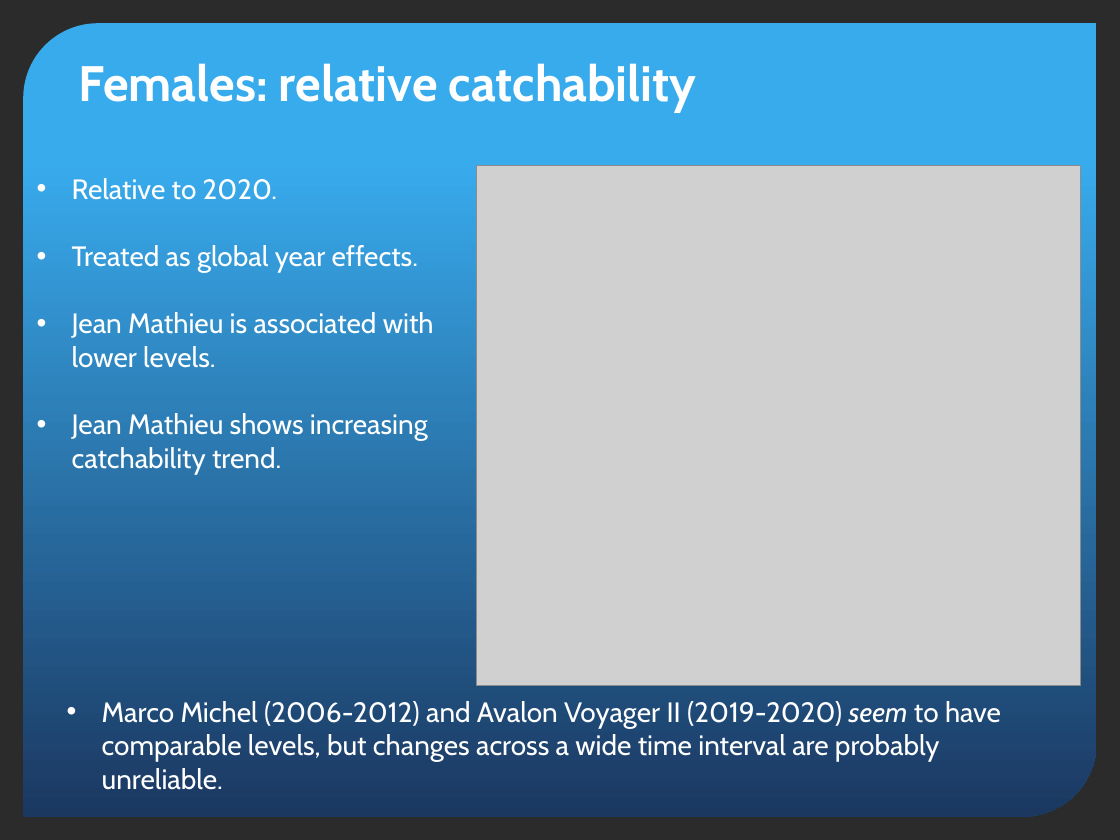
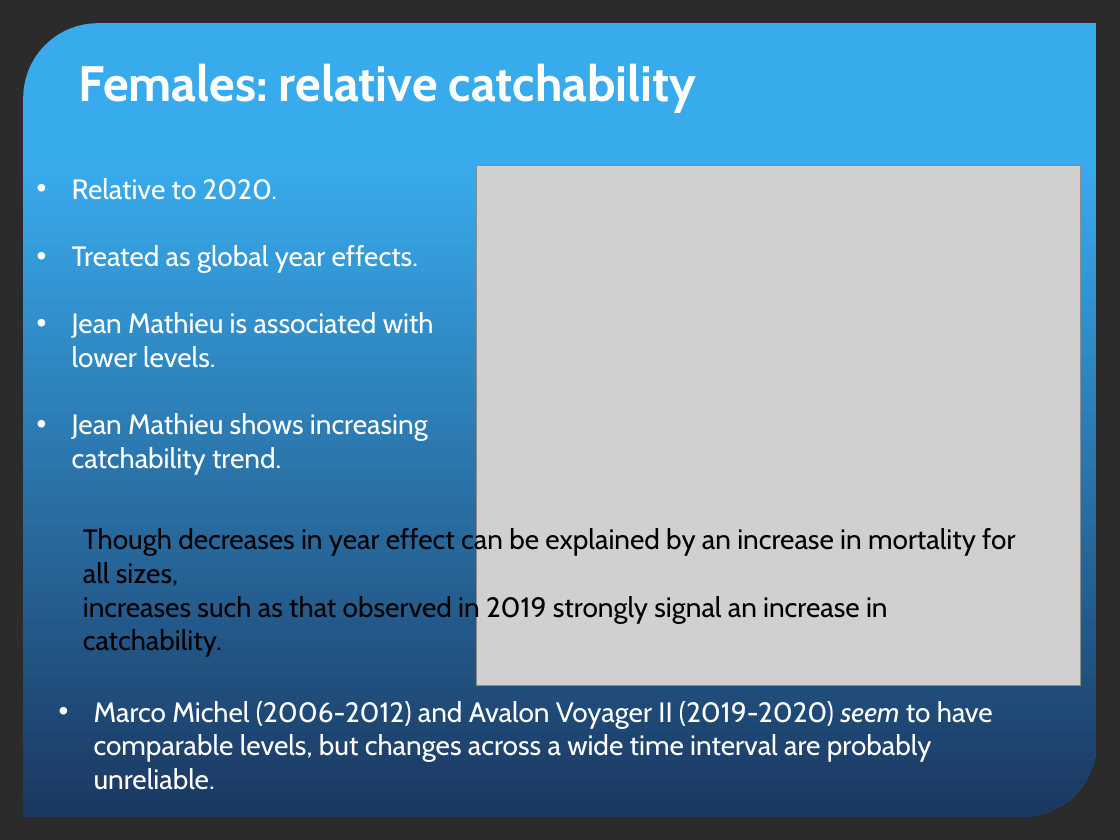
Before and after one commit to TobieSurette/snow-crab-population-dynamics, a slide deck: slide 12 of snow crab/Population Model.pptx (slide 11 before the commit). Drawn at 1120x840 pixels with LibreOffice and Linux fonts; fonts in the diff are those of the drawing; grey boxes stand for pictures; background and template pictures are left out; a plain dark background stands for a picture behind light text. Boxes give left, top, right and bottom in pixels: in the first picture for what was removed or moved away, otherwise in the second. Text is boxed around its words. In the diff, an @@ line names an element or a change of style, - is before the commit and + after.

```diff
--- a/snow crab/Population Model.pptx
+++ b/snow crab/Population Model.pptx
@@ text added at (83,526,1015,657), 18 pt, text #000000 @@
+Though decreases in year effect can be explained by an increase in mortality for all sizes,
+increases such as that observed in 2019 strongly signal an increase in catchability.
@@ text "Marco Michel (2006-2012) and Avalon ...": place and size @@
-text "Marco Michel (2006-2012) and Avalon ..." at (102,701,1001,790)
+text "Marco Michel (2006-2012) and Avalon ..." at (94,701,993,790)
```
Also in this commit, not shown: 12 other slides changed, 4 slides added, 3 slides removed.
